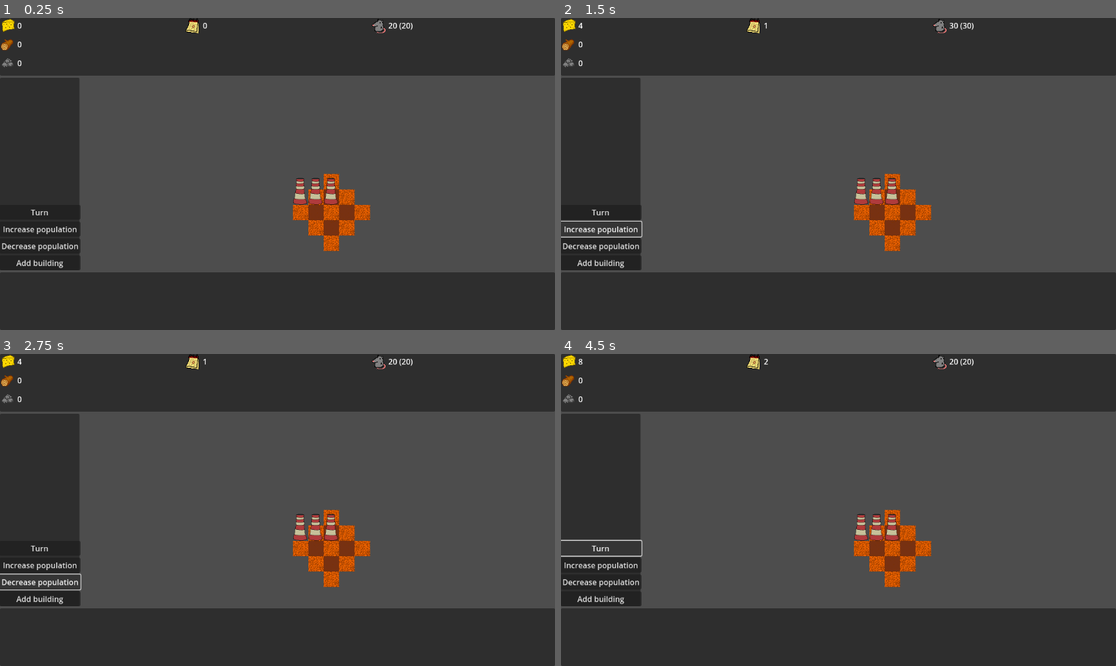
Above: before the commit, frames 1-4 (two rows, left to right).
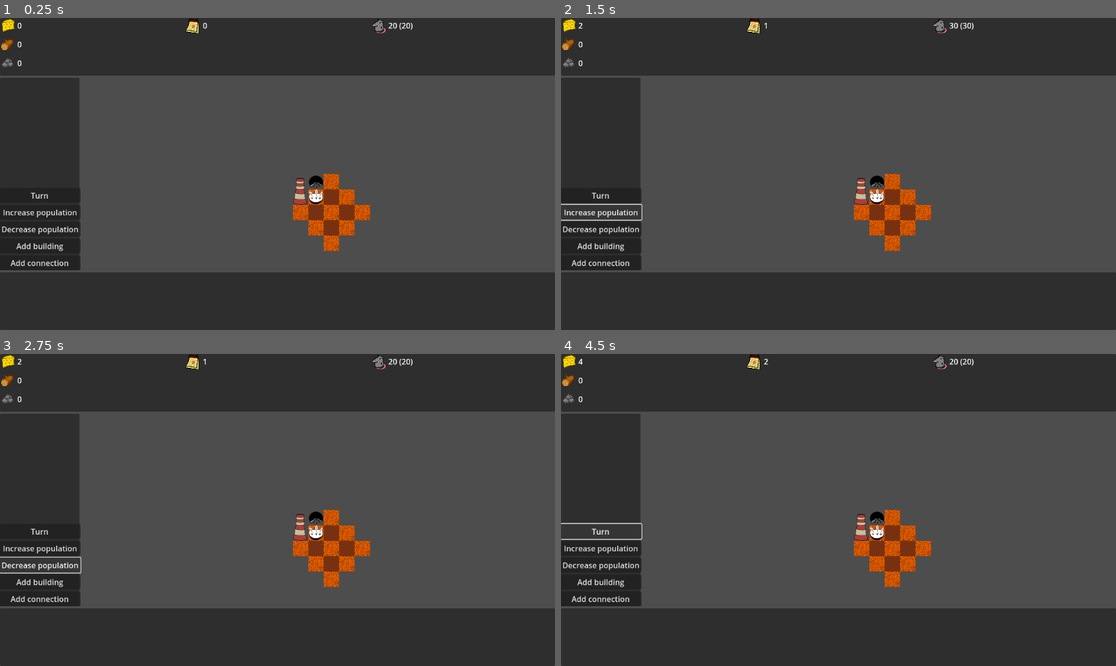
Above: after the commit, the same moments.

Repository: Roling551/td
Game: Godot game, scene res://scenes/node_2d.tscn
Two runs of this game, one before a commit and one after it. Both use one fixed random seed, a clock stepped at 60 frames per second and the inputs below.
Inputs (mouse positions are in pixels of both pictures, inside the frame that each line leads up to):
- Up to frame 1 (0.25 s): no input
- Up to frame 2 (1.5 s): click "Turn" at 0.5 s; click "Increase population" at 1.25 s
- Up to frame 3 (2.75 s): click "Decrease population" at 2 s
- Up to frame 4 (4.5 s): click "Add building" at 2.75 s; click (599, 597) at 3.5 s, where only the run after the commit has a clickable "Add connection"; click "Turn" at 4.25 s

The runs differ from the first frame. In frame 1, 1.0% of the frame differs, in the area x 0-61%, y 50-81%; in frame 2, 1.3%, in the area x 0-61%, y 1-81%; in frame 3, 1.3%; in frame 4, 1.2%.

Commit message:
Change tiles dictionary from buildings to tiles. Add prototype of cennecting buildings

Diff:
--- a/scenes/node_2d.tscn
+++ b/scenes/node_2d.tscn
@@ -1,11 +1,11 @@
 [gd_scene load_steps=9 format=3 uid="uid://d186rrr47lyfw"]
 
-[ext_resource type="Script" path="res://scripts/MainScript.gd" id="1_qaqhi"]
+[ext_resource type="Script" path="res://scripts/main/MainScript.gd" id="1_w0nsv"]
 [ext_resource type="Texture2D" uid="uid://dsou7ljdrjpfg" path="res://sprites/ground.png" id="2_hwf8a"]
-[ext_resource type="Script" path="res://scripts/ResourcesContainer.gd" id="3_84qfj"]
-[ext_resource type="Script" path="res://scripts/PopulationContainer.gd" id="4_1cowe"]
+[ext_resource type="Script" path="res://scripts/resources/ResourcesContainer.gd" id="3_w1hks"]
 [ext_resource type="Script" path="res://TimeContainer.gd" id="5_4l5ov"]
-[ext_resource type="Script" path="res://scripts/DevActions.gd" id="5_x1imp"]
+[ext_resource type="Script" path="res://scripts/population/PopulationContainer.gd" id="5_x05rl"]
+[ext_resource type="Script" path="res://scripts/main/DevActions.gd" id="6_mw87j"]
 
 [sub_resource type="TileSetAtlasSource" id="TileSetAtlasSource_5avdr"]
 texture = ExtResource("2_hwf8a")
@@ -21,7 +21,7 @@
 sources/0 = SubResource("TileSetAtlasSource_5avdr")
 
 [node name="Main" type="Node2D" node_paths=PackedStringArray("resources_container", "population_container", "time_container", "active_panel")]
-script = ExtResource("1_qaqhi")
+script = ExtResource("1_w0nsv")
 resources_container = NodePath("CanvasLayer/VBoxContainer/UpperPanel/Panel/HBoxContainer/ResourcesContainer")
 population_container = NodePath("CanvasLayer/VBoxContainer/UpperPanel/Panel/HBoxContainer/PopulationContainer")
 time_container = NodePath("CanvasLayer/VBoxContainer/UpperPanel/Panel/HBoxContainer/TimeContainer")
@@ -67,7 +67,7 @@
 [node name="ResourcesContainer" type="VFlowContainer" parent="CanvasLayer/VBoxContainer/UpperPanel/Panel/HBoxContainer"]
 layout_mode = 2
 size_flags_horizontal = 3
-script = ExtResource("3_84qfj")
+script = ExtResource("3_w1hks")
 
 [node name="TimeContainer" type="VFlowContainer" parent="CanvasLayer/VBoxContainer/UpperPanel/Panel/HBoxContainer"]
 layout_mode = 2
@@ -77,7 +77,7 @@
 [node name="PopulationContainer" type="VFlowContainer" parent="CanvasLayer/VBoxContainer/UpperPanel/Panel/HBoxContainer" node_paths=PackedStringArray("resource_container")]
 layout_mode = 2
 size_flags_horizontal = 3
-script = ExtResource("4_1cowe")
+script = ExtResource("5_x05rl")
 resource_container = NodePath("../ResourcesContainer")
 
 [node name="MiddlePart" type="Control" parent="CanvasLayer/VBoxContainer"]
@@ -101,7 +101,7 @@
 grow_horizontal = 2
 grow_vertical = 2
 alignment = 2
-script = ExtResource("5_x1imp")
+script = ExtResource("6_mw87j")
 
 [node name="BottomPanel" type="Control" parent="CanvasLayer/VBoxContainer"]
 custom_minimum_size = Vector2(0, 120)
--- a/scenes/resource_item.tscn
+++ b/scenes/resource_item.tscn
@@ -1,6 +1,6 @@
 [gd_scene load_steps=2 format=3 uid="uid://deimfmpb3o47"]
 
-[ext_resource type="Script" path="res://scripts/ResourceItem.gd" id="1_qsjfi"]
+[ext_resource type="Script" path="res://scripts/ui_items/ResourceItem.gd" id="1_qsjfi"]
 
 [node name="resource_item" type="Control"]
 custom_minimum_size = Vector2(70, 35)
--- a/scripts/DevActions.gd
+++ /dev/null
@@ -1,24 +0,0 @@
-extends VBoxContainer
-
-
-@onready var main = get_tree().root.get_node("Main")
-
-var actions = {
-	"Turn": func(): main.turn(),
-	"Increase population": func(): change_population(10),
-	"Decrease population": func(): change_population(-10),
-	"Add building": func(): main.main_ui.set_action(add_building_action)
-}
-
-func change_population(change):
-	main.population_container.change_population(change)
-
-func add_building_action(tile_map, tile_position):
-	main.buildings_list.create_building(main.buildings_patterns[0], tile_map, tile_position)
-
-func _ready():
-	for action_name in actions:
-		var button = Button.new()
-		button.text = action_name
-		button.pressed.connect(actions[action_name])
-		add_child(button)
--- /dev/null
+++ b/scripts/building_tiles/BuildingTile.gd
@@ -0,0 +1,17 @@
+extends Node
+class_name BuildingTile
+
+enum TILE_TYPE { NORMAL, INPUT, OUTPUT }
+
+var tile_type : TILE_TYPE
+var building: Building
+
+func _init(_building: Building):
+	building = _building
+	tile_type = TILE_TYPE.NORMAL
+
+static func is_tile_connectable(tile):
+	return tile.tile_type == TILE_TYPE.INPUT || tile.tile_type == TILE_TYPE.OUTPUT
+
+static func can_tiles_connect(tile_1, tile_2):
+	return (tile_1.tile_type == TILE_TYPE.INPUT && tile_2.tile_type == TILE_TYPE.OUTPUT) || (tile_2.tile_type == TILE_TYPE.INPUT && tile_1.tile_type == TILE_TYPE.OUTPUT)
--- /dev/null
+++ b/scripts/building_tiles/BuildingTileFactory.gd
@@ -0,0 +1,10 @@
+extends Node
+class_name BuildingTileFactory
+
+static func get_tile(type, building: Building):
+	if type == BuildingTile.TILE_TYPE.INPUT:
+		return InputTile.new(building)
+	if type == BuildingTile.TILE_TYPE.OUTPUT:
+		return OutputTile.new(building)
+	else:
+		return BuildingTile.new(building)
--- /dev/null
+++ b/scripts/building_tiles/InputTile.gd
@@ -0,0 +1,6 @@
+extends BuildingTile
+class_name InputTile
+
+func _init(building):
+	super(building)
+	tile_type = TILE_TYPE.INPUT
--- /dev/null
+++ b/scripts/building_tiles/OutputTile.gd
@@ -0,0 +1,6 @@
+extends BuildingTile
+class_name OutputTile
+
+func _init(building):
+	super(building)
+	tile_type = TILE_TYPE.OUTPUT
--- a/scripts/BuildingsFactory.gd
+++ b/scripts/buildings/BuildingsFactory.gd
@@ -7,7 +7,9 @@
 			"name": "t1",
 			"tiles": [
 				{"position": Vector2i(0,0), "sprite":"chimney1"},
-				{"position": Vector2i(0,-1)}
+				{"position": Vector2i(0,-1)},
+				{"position": Vector2i(1,0), "sprite":"input", "type":BuildingTile.TILE_TYPE.INPUT},
+				{"position": Vector2i(1,-1), "sprite":"output", "type":BuildingTile.TILE_TYPE.OUTPUT},
 			],
 			"components": {
 				"population": func(building): return PopulationComponent.new(main_script.population_container),
--- a/scripts/BuildingsList.gd
+++ b/scripts/buildings/BuildingsList.gd
@@ -10,16 +10,28 @@
 		"scale": 0.5,
 		"offset_x": 0,
 		"offset_y": -16
+	},
+	"input": {
+		"texture": preload("res://sprites/building_sprites/input.png"),
+		"scale": 0.5,
+		"offset_x": 0,
+		"offset_y": 0
+	},
+	"output": {
+		"texture": preload("res://sprites/building_sprites/output.png"),
+		"scale": 0.5,
+		"offset_x": 0,
+		"offset_y": 0
 	}
 }
 
 func get_building_at(tile_map, location):
 	if tiles.has([tile_map, location]):
-		return tiles[[tile_map, location]]
+		return tiles[[tile_map, location]].building
 
 func create_building(building_pattern, tile_map, location):
 	for tile in building_pattern["tiles"]:
-		if tiles.has(location+tile["position"]):
+		if tiles.has([tile_map, location+tile["position"]]):
 			return
 
 	var components = {}
@@ -35,7 +47,7 @@
 			sprite_node.scale = Vector2(sprite["scale"],sprite["scale"])
 			tile_map.add_child(sprite_node)
 			sprite_node.position = tile_to_world_position(tile_map, location+tile["position"]) + Vector2(sprite["offset_x"], sprite["offset_y"])
-		tiles[[tile_map, location+tile["position"]]] = building
+		tiles[[tile_map, location+tile["position"]]] = BuildingTileFactory.get_tile(tile.get("type"), building)
 	buildings.push_back(building)
 
 func tile_to_world_position(tile_map, tile_pos):
--- /dev/null
+++ b/scripts/main/DevActions.gd
@@ -0,0 +1,38 @@
+extends VBoxContainer
+
+
+@onready var main = get_tree().root.get_node("Main")
+
+var actions = {
+	"Turn": func(): main.turn(),
+	"Increase population": func(): change_population(10),
+	"Decrease population": func(): change_population(-10),
+	"Add building": func(): main.main_ui.set_action(add_building_action),
+	"Add connection": func(): set_add_connection_action();
+}
+
+func change_population(change):
+	main.population_container.change_population(change)
+
+func add_building_action(tile_map, tile_position):
+	main.buildings_list.create_building(main.buildings_patterns[0], tile_map, tile_position)
+
+func set_add_connection_action():
+	main.main_ui.set_2_point_action(
+		func(tile_map, tile_position):
+			var tile = main.buildings_list.tiles.get([tile_map, tile_position])
+			return tile != null && BuildingTile.is_tile_connectable(tile),
+		func(tile_map, tile_position):
+			return main.buildings_list.tiles.get([tile_map, tile_position]),
+		func(first_value, tile_map, tile_position):
+			var second_value = main.buildings_list.tiles.get([tile_map, tile_position])
+			if second_value != null && BuildingTile.can_tiles_connect(first_value, second_value):
+				print("Connection")
+	)
+
+func _ready():
+	for action_name in actions:
+		var button = Button.new()
+		button.text = action_name
+		button.pressed.connect(actions[action_name])
+		add_child(button)
--- a/scripts/MainScript.gd
+++ b/scripts/main/MainScript.gd
@@ -16,9 +16,8 @@
 
 func _ready():
 	add_child(main_ui)
+
 	add_building(tile_map, Vector2i(1,1))
-	add_building(tile_map, Vector2i(2,1))
-	add_building(tile_map, Vector2i(3,1))
 
 func turn():
 	time_container.proceed_turn()
--- a/scripts/MainUI.gd
+++ b/scripts/main/MainUI.gd
@@ -25,6 +25,23 @@
 		active_ui.deactivate_ui()
 		active_ui = null
 
+func set_2_point_action(first_click_condition, get_first_value, action):
+
+	var click_1 = func(tile_map_1, tile_position_1):
+		if first_click_condition.call(tile_map_1, tile_position_1):
+			var first_value = get_first_value.call(tile_map_1, tile_position_1)
+			main.tile_map_actions.set_click_function(
+				func(tile_map_2, tile_position_2):
+					action.call(first_value, tile_map_2, tile_position_2)
+					main.tile_map_actions.set_click_function(default_action)
+			)
+
+	main.tile_map_actions.set_click_function(click_1)
+
+	if active_ui:
+		active_ui.deactivate_ui()
+		active_ui = null
+
 func change_ui(new_ui):
 	if active_ui==new_ui:
 		return
Renamed: scripts/Building.gd -> scripts/buildings/Building.gd
Renamed: scripts/TileMapActions.gd -> scripts/buildings/TileMapActions.gd
Renamed: scripts/AssignPopulationAlgorithms.gd -> scripts/population/AssignPopulationAlgorithms.gd
Renamed: scripts/AssignResourcesToPopulation.gd -> scripts/population/AssignResourcesToPopulation.gd
Renamed: scripts/Group.gd -> scripts/population/Group.gd
Renamed: scripts/GroupPart.gd -> scripts/population/GroupPart.gd
Renamed: scripts/PopulationContainer.gd -> scripts/population/PopulationContainer.gd
Renamed: scripts/PopultionComponent.gd -> scripts/population/PopultionComponent.gd
Renamed: scripts/ProductivityComponent.gd -> scripts/resources/ProductivityComponent.gd
Renamed: scripts/ResourcesComponent.gd -> scripts/resources/ResourcesComponent.gd
Renamed: scripts/ResourcesContainer.gd -> scripts/resources/ResourcesContainer.gd
Renamed: scripts/ResourceItem.gd -> scripts/ui_items/ResourceItem.gd
(and 8 more such lines)
